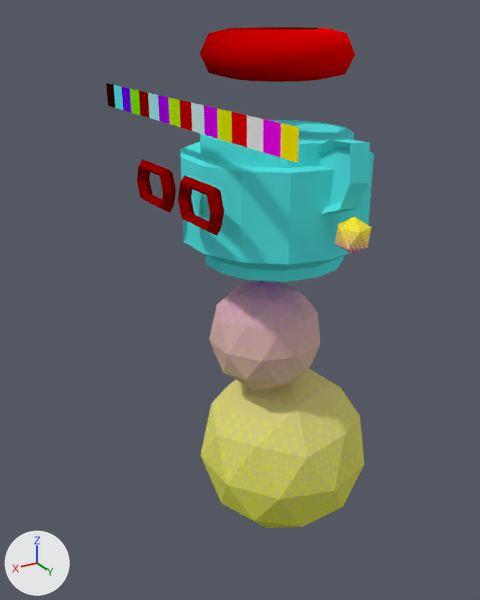
The Blender file assets/bits.blend, before and after one commit.
Before and after are seen from a 50 mm lens placed at (1.086, 1.61, 2.038), pointed at (0.063, -0.093, 1.186). The lights are fixed; the arrows at lower left show +X, +Y and +Z.

Before the edit, the objects in view are built like this:
```python
ob_glasses = bpy.data.objects.new('glasses', me_torus_002)
ob_glasses.parent = ob_accessories
ob_glasses.location = (0.132, -0.0521, 0.656)
ob_head = bpy.data.objects.new('head', None)
ob_head.parent = ob_torso
ob_head.location = (0.0, 0.0, 1.03)
ob_head.scale = (1.85, 1.85, 1.85)
ob_head1 = bpy.data.objects.new('head1', me_sphere)
ob_head1.parent = ob_head
ob_head1.location = (0.0143, 0.0, 0.573)
ob_head3 = bpy.data.objects.new('head3', me_characterrigging)
ob_head3.parent = ob_head
ob_head3.location = (0.01, 0.00183, 0.65)
ob_longbody = bpy.data.objects.new('LongBody', me_cube_003)
ob_longbody.parent = ob_torso
ob_longbody.location = (0.0412, 0.00205, 0.783)
ob_longbody.scale = (1.85, 1.85, 1.85)
ob_nose1 = bpy.data.objects.new('nose1', me_cube)
ob_nose1.parent = ob_noses
ob_nose1.location = (0.134, 0.0, 0.626)
ob_nose2 = bpy.data.objects.new('nose2', me_cube_001)
ob_nose2.parent = ob_noses
ob_nose2.location = (0.134, -0.0000227, 0.616)
ob_nose2.scale = (0.138, 0.138, 0.138)
ob_nose3 = bpy.data.objects.new('nose3', me_cube_002)
ob_nose3.parent = ob_noses
ob_nose3.location = (0.127, 0.0, 0.62)
ob_nose3.scale = (0.138, 0.138, 0.138)
ob_torso = bpy.data.objects.new('torso', None)
ob_torso.location = (0.0, 0.0, 0.0)
ob_torso.scale = (1.33, 1.33, 1.33)
# also in view: 'icosphere' at (0.0, 0.361, 1.519); 'torus' at (0.0, 0.001, 1.941); 'GeomBody' at (-0.055, 0.0, 0.811); 'palette' at (0.302, 0.0, 1.801); 'head2' at (0.0, 0.0, 1.516)
```
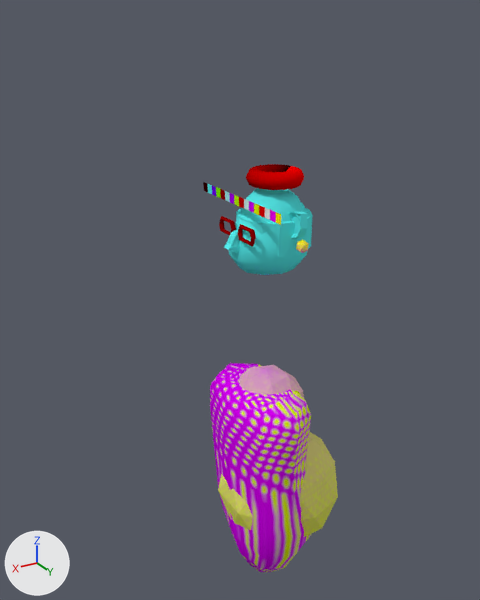
ob_head is not drawn itself; it is the parent of ob_noses, ob_ears, ob_head1, ob_head2, ob_accessories, ob_head3.
ob_torso is not drawn itself; it is the parent of ob_head, ob_geombody, ob_longbody.

Where the newer file only moved an object's origin or applied its transform, the numbers keep the older frame.

Patch to the scene script:
```diff
--- a/assets/bits.blend.py
+++ b/assets/bits.blend.py
@@ ob_nose1 @@
 ob_nose1.location = (0.134, 0.0, 0.626)
-ob_nose1.hide_set(True)
@@ ob_nose2 @@
 ob_nose2.scale = (0.138, 0.138, 0.138)
-ob_nose2.hide_set(True)
@@ ob_nose3 @@
 ob_nose3.scale = (0.138, 0.138, 0.138)
-ob_nose3.hide_set(True)
@@ ob_head @@
 ob_head.parent = ob_torso
-ob_head.location = (0.0, 0.0, 1.03)
-ob_head.scale = (1.85, 1.85, 1.85)
+ob_head.location = (0.0, 0.0, 1.365)
@@ ob_head1 @@
 ob_head1.location = (0.0143, 0.0, 0.573)
-ob_head1.hide_set(True)
@@ ob_torso @@
 ob_torso.location = (0.0, 0.0, 0.0)
-ob_torso.scale = (1.33, 1.33, 1.33)
@@ ob_head3 @@
 ob_head3.location = (0.01, 0.00183, 0.65)
-ob_head3.hide_set(True)
@@ ob_longbody @@
 ob_longbody.scale = (1.85, 1.85, 1.85)
-ob_longbody.hide_set(True)
```

What differs and where, as boxes [x1, y1, x2, y2] in the pictures (480 x 600 px):
'GeomBody', reshaped (27% narrower, 30% shorter)
    before: [200, 281, 364, 528]
    after: [218, 365, 338, 537]
'head2', reshaped
    before: [180, 120, 374, 282]
    after: [236, 202, 312, 257]
'LongBody', shown (pink)
    after: [210, 363, 311, 572]
'torus', reshaped (62% narrower, 52% shorter)
    before: [200, 27, 355, 82]
    after: [246, 164, 304, 190]
'palette', reshaped (59% narrower, 46% shorter)
    before: [106, 83, 299, 163]
    after: [203, 182, 281, 225]
'ear2', reshaped (67% narrower, 64% shorter)
    before: [314, 139, 370, 214]
    after: [290, 212, 308, 238]
'glasses', reshaped (57% narrower, 60% shorter)
    before: [137, 159, 224, 236]
    after: [219, 216, 256, 246]
'head1', shown (cyan)
    after: [229, 212, 307, 275]
'head3', shown (cyan)
    after: [241, 188, 305, 222]
'icosphere', reshaped (62% narrower, 64% shorter)
    before: [335, 216, 371, 254]
    after: [296, 240, 309, 253]
'nose3', shown
    after: [228, 230, 240, 251]
'nose2', shown
    after: [224, 232, 240, 253]
'ear1', now drawn
    after: [289, 213, 307, 237]
'nose1', shown
    after: [233, 231, 240, 252]
